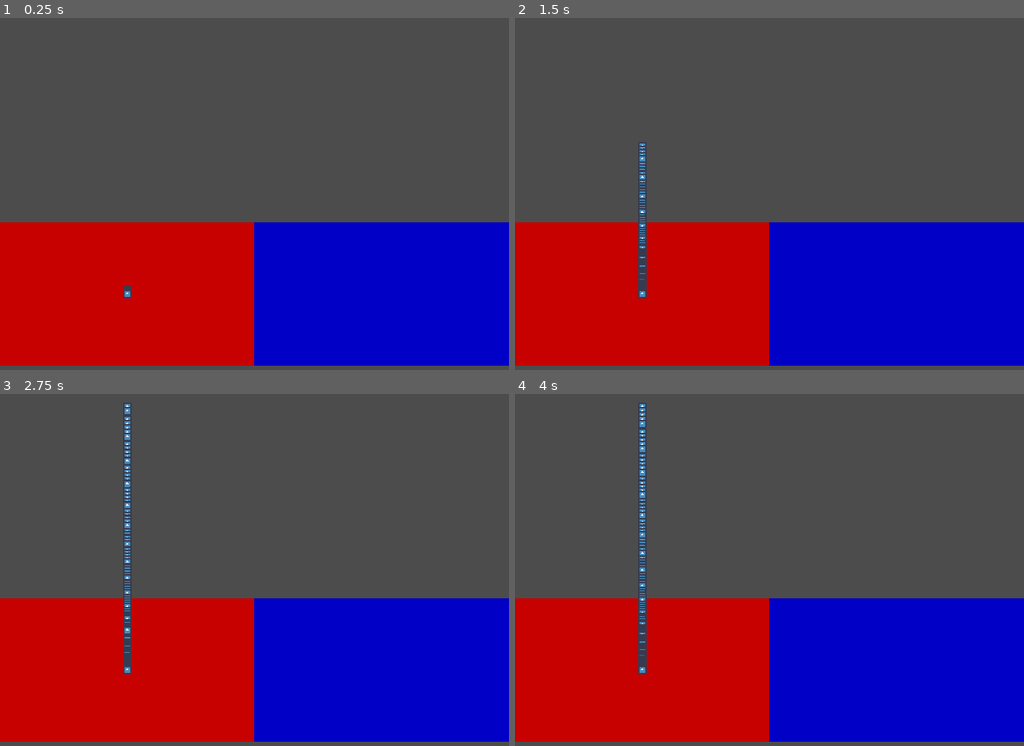
Above: before the commit, frames 1-4 (two rows, left to right).
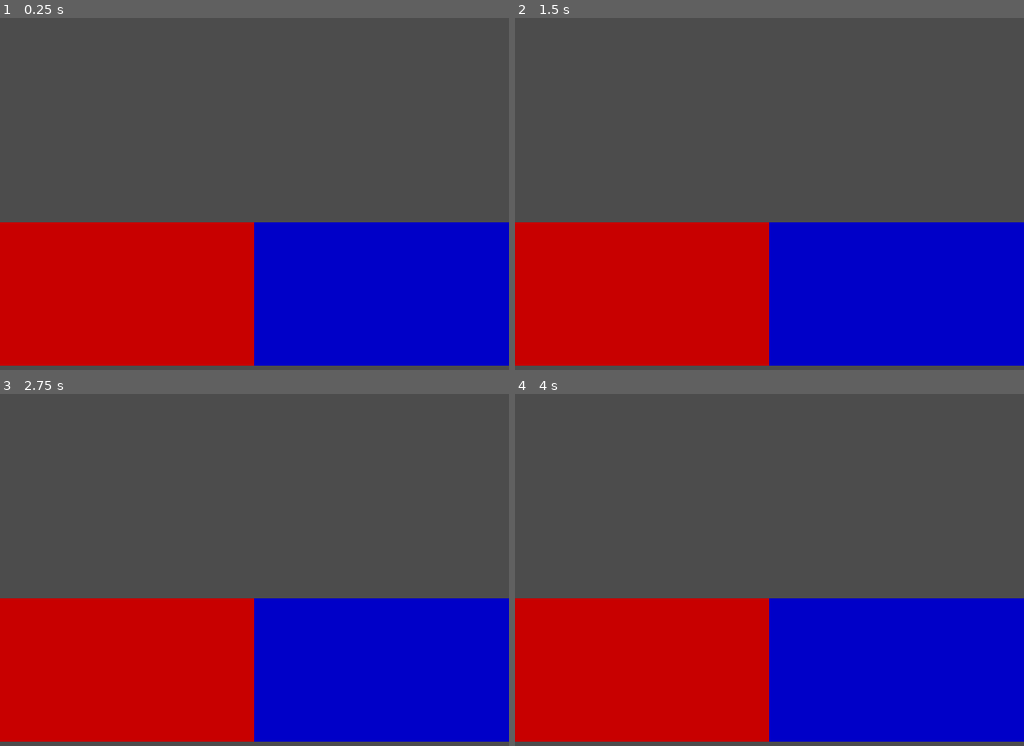
Above: after the commit, the same moments.

Repository: Keetz/ViewportSplit
Game: Godot game, scene res://Main.tscn
Same seed, same stepped clock (60 frames per second), same inputs: the game is played once before the commit and once after it. The engine's default icon, where the game draws it, is replaced by a stand-in: a white triangle on a blue panel in a dark square.
Inputs:
- Up to frame 1 (0.25 s): no input
- Up to frame 2 (1.5 s): tap Enter at 0.5 s; tap Space at 1.25 s
- Up to frame 3 (2.75 s): tap Enter at 2 s
- Up to frame 4 (4 s): tap Space at 2.75 s; tap Enter at 3.5 s

The runs differ from the first frame. In frame 1, less than 0.1% of the frame differs, in the area x 24-26%, y 76-80%; in frame 2, 0.5%; in frame 3, 0.7%, in the area x 24-26%, y 2-80%; in frame 4, 0.7%.

Commit message:
updated resizing code for Node.tscn

Diff:
--- a/Game.gd
+++ b/Game.gd
@@ -12,6 +12,10 @@
 	window_resize()
 
 func window_resize():
+	## For this to work with the optimization the project window size
+	### needs to be the same as the actual window size and the Viewport
+	### size needs to be half the window size
+	## e.g. Window (3840, 1080) and each Viewport (1920, 1080)
 	var current_size = get_viewport().size
 
 	var scale_factor = minimum_size.y / current_size.y
--- a/Main.tscn
+++ b/Main.tscn
@@ -41,7 +41,6 @@
 script = ExtResource( 1 )
 
 [node name="Viewport" type="Viewport" parent="."]
-editor/display_folded = true
 size = Vector2( 1920, 2160 )
 transparent_bg = true
 render_target_v_flip = true
--- a/Node.gd
+++ b/Node.gd
@@ -1,15 +1,59 @@
 extends Node
 
+# I have written this to work with the 3840x1080 physical device you have described
+
+#  *--------------*
+#  |              |       *--------------*--------------*
+#  |        t     |       |              |              |
+#  *--------------*   ->  |         b    |        t     |
+#  |              |       *--------------*--------------*
+#  |        b     |
+#  *--------------*
+
 func _ready():
-	#Do not render the main viewport
-	#	Without this the empty main viewport will draw over the others
-	#	becuase it is drawn last
+	# Tell root Viewport not to render
 	get_viewport().set_attach_to_screen_rect(Rect2())
 
-	#Share world ("Game") between the two viewports
-	$Viewport2.world_2d = $Viewport.world_2d
+	# Share world ("Game") between the two viewports
+	$Top.world_2d = $Bottom.world_2d
 
-	#First viewport will take up the top half of the screen
-	$Viewport.set_attach_to_screen_rect(Rect2(0, 0, 960, 540))
-	#Second viewport takes up the bottom half of the screen
-	$Viewport2.set_attach_to_screen_rect(Rect2(0, 540, 960, 540))
+	get_viewport().connect("size_changed", self, "handle_size_changed")
+	handle_size_changed()
+#
+func handle_size_changed():
+	# Modify size becuase of the layout of the physical device
+	# current_size is the size of each viewport in window coordinates
+	var current_size = OS.get_window_size()
+
+	# Viewport size is ignored when using the optimization, but we set the size of each viewport
+	# to the size that ("Game") is being rendered to so we don't have to modify code in ("Game")
+	$Top.size = Vector2(0.5, 2.0) * current_size
+	$Bottom.size = Vector2(0.5, 2.0) * current_size
+
+	current_size.x /= 2
+
+	var minimum_size = Vector2(1920, 1080)
+
+	# This calculation stays the same
+	var scale_factor = minimum_size.y / current_size.y
+	var new_size = Vector2(current_size.x * scale_factor, minimum_size.y)
+
+	# I used current_size to calculate the scaling here as we require the scale
+	# between the current_size and new_size in order to zoom the cameras correctly
+	if new_size.x < minimum_size.x:
+		scale_factor = minimum_size.x / current_size.x
+		new_size = Vector2(minimum_size.x, current_size.y * scale_factor)
+
+	# The big difference now is that you need to move the cameras to capture
+	# the Part of the game you want, and you have to set the position of the
+	# Viewports manually rather than letting the TextureRect handle the scaling
+	# for you
+	$Bottom/Camera2D.zoom = Vector2(scale_factor, scale_factor)
+	$Top/Camera2D.zoom = Vector2(scale_factor, scale_factor)
+	$Bottom/Camera2D.position = Vector2(0, new_size.y)
+	$Top/Camera2D.position = Vector2(0, 0)
+
+	# Bottom is drawn on the left half of the screen, while Top is drawn
+	# on the Right. These sizes need to be in relation to the actual window size
+	$Bottom.set_attach_to_screen_rect(Rect2(0, 0, current_size.x, current_size.y))
+	$Top.set_attach_to_screen_rect(Rect2(current_size.x, 0, current_size.x, current_size.y))
--- a/Node.tscn
+++ b/Node.tscn
@@ -6,20 +6,23 @@
 [node name="Node" type="Node"]
 script = ExtResource( 1 )
 
-[node name="Viewport" type="Viewport" parent="."]
+[node name="Bottom" type="Viewport" parent="."]
 size = Vector2( 1920, 1080 )
 own_world = true
+render_direct_to_screen = true
 
-[node name="Camera2D" type="Camera2D" parent="Viewport"]
+[node name="Camera2D" type="Camera2D" parent="Bottom"]
+position = Vector2( 100, 100 )
 anchor_mode = 0
 current = true
 
-[node name="Game" parent="Viewport" instance=ExtResource( 2 )]
+[node name="Game" parent="Bottom" instance=ExtResource( 2 )]
 
-[node name="Viewport2" type="Viewport" parent="."]
+[node name="Top" type="Viewport" parent="."]
 size = Vector2( 1920, 1080 )
+render_direct_to_screen = true
 
-[node name="Camera2D" type="Camera2D" parent="Viewport2"]
+[node name="Camera2D" type="Camera2D" parent="Top"]
 position = Vector2( 0, 1080 )
 anchor_mode = 0
 current = true
--- a/project.godot
+++ b/project.godot
@@ -30,5 +30,6 @@
 
 [rendering]
 
+quality/driver/driver_name="GLES2"
 environment/default_environment="res://default_env.tres"
 quality/dynamic_fonts/use_oversampling=false
